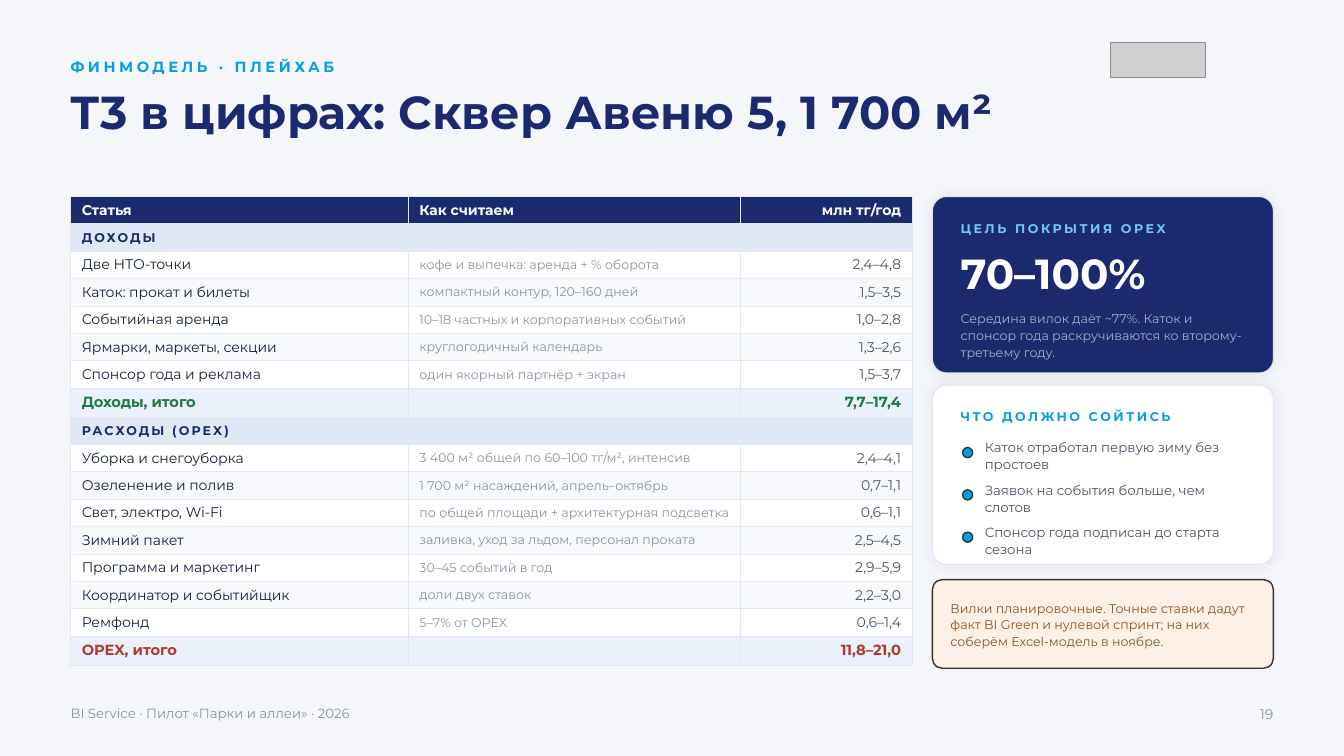
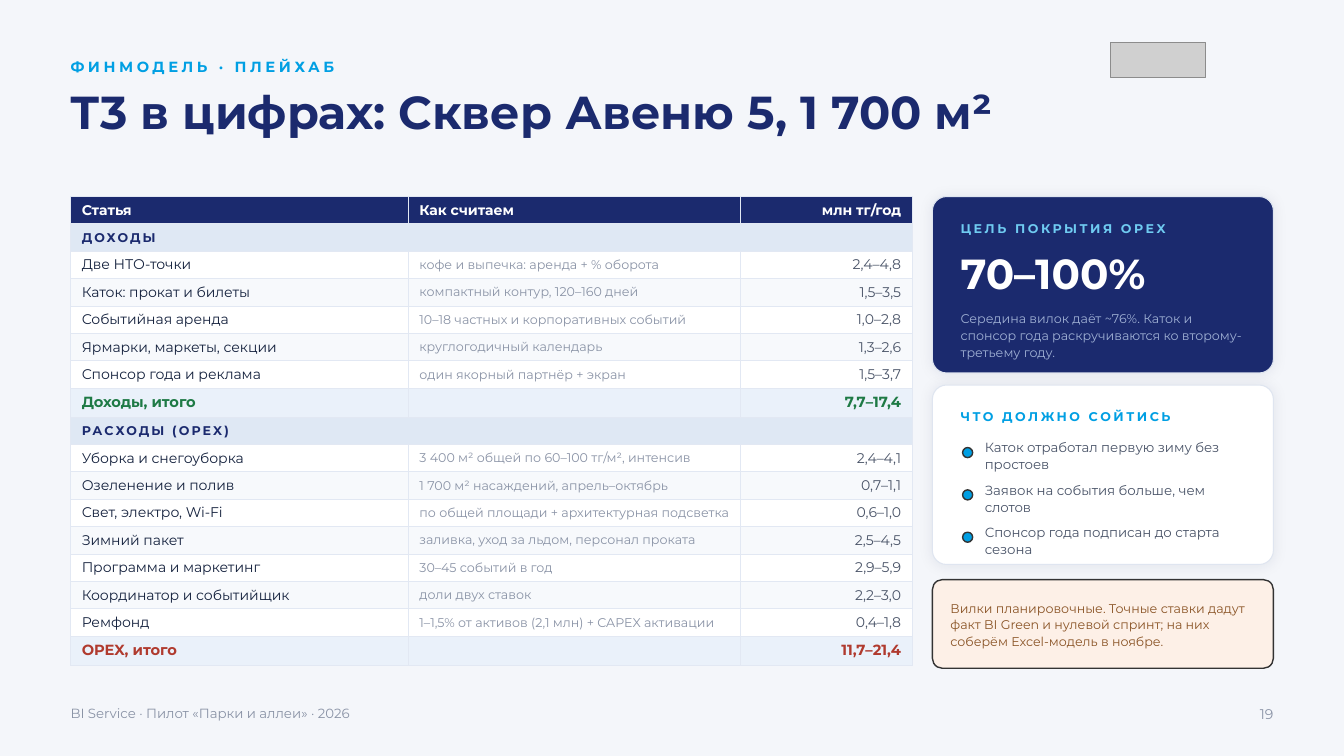
Before and after one commit to jprashkevich/bi-korshiler, a slide deck: slide 20 of docs/research/BIG-Life-park-pilot.pptx. Drawn at 1344x756 pixels with LibreOffice and Linux fonts; fonts in the diff are those of the drawing; grey boxes stand for pictures. Boxes give left, top, right and bottom in pixels: in the first picture for what was removed or moved away, otherwise in the second. Text is boxed around its words. In the diff, an @@ line names an element or a change of style, - is before the commit and + after.

```diff
--- a/docs/research/BIG-Life-park-pilot.pptx
+++ b/docs/research/BIG-Life-park-pilot.pptx
@@ table at bbox=[71, 197, 912, 662] @@
-row 12, column 3: 0,6–1,1
+row 12, column 3: 0,6–1,0
-row 16, column 2: 5–7% от OPEX
+row 16, column 2: 1–1,5% от активов (2,1 млн) + CAPEX активации
-row 16, column 3: 0,6–1,4
+row 16, column 3: 0,4–1,8
-row 17, column 3: 11,8–21,0
+row 17, column 3: 11,7–21,4
@@ text at bbox=[961, 314, 1242, 360]: text changed @@
-Середина вилок даёт ~77%. Каток и спонсор года раскручиваются ко второму-третьему году.
+Середина вилок даёт ~76%. Каток и спонсор года раскручиваются ко второму-третьему году.
```
Also in this commit, not shown: 7 other slides changed, 1 slide added, 1 other file.
